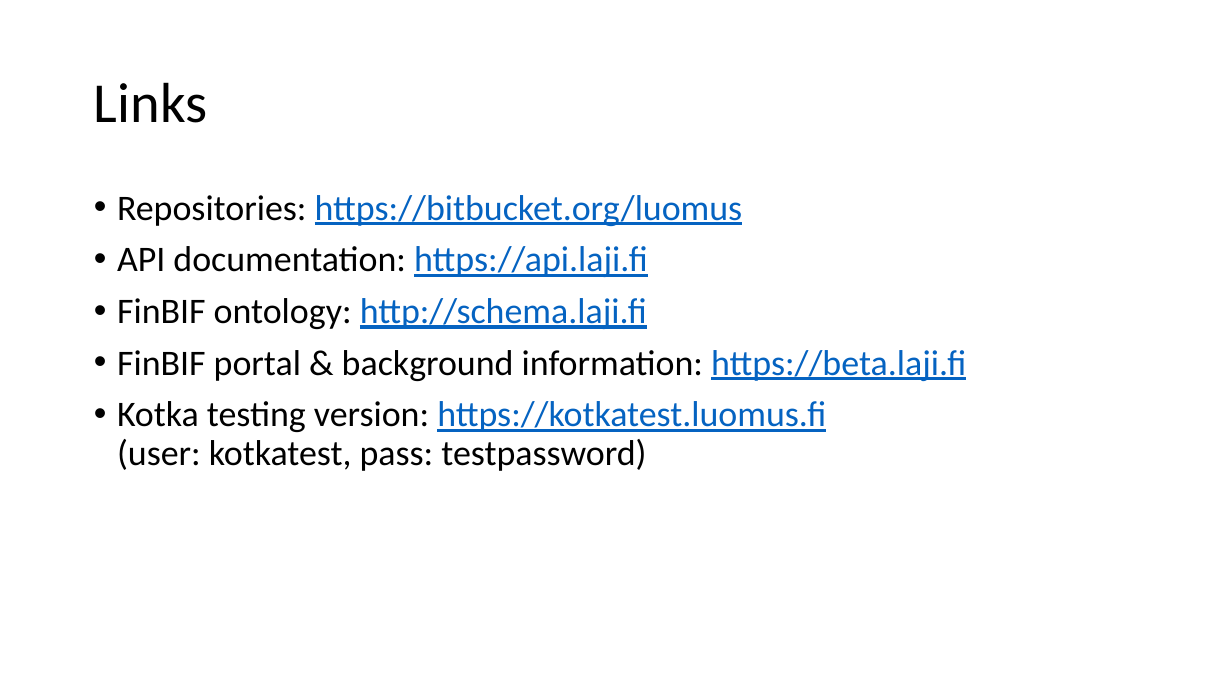
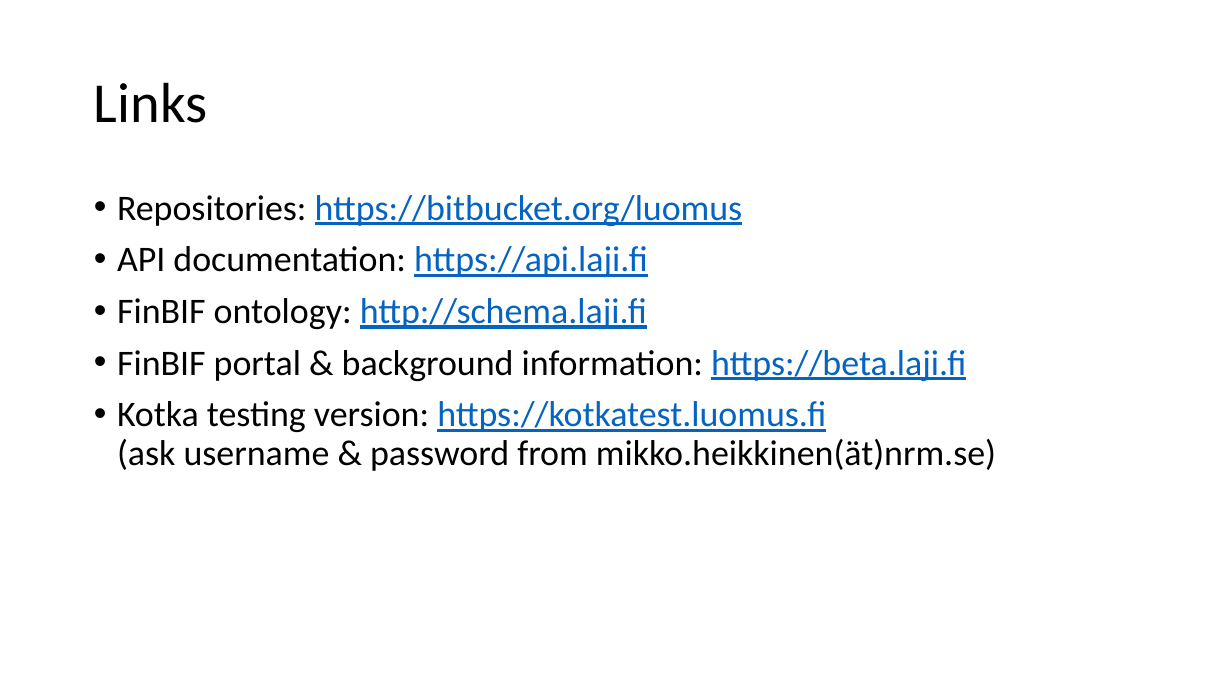
Before and after one commit to DINA-Web/dina-tc-workshops, a slide deck: slide 18 of 2017_Stockholm/DINA-Kotka.pptx. Drawn at 1232x693 pixels with LibreOffice and Linux fonts; fonts in the diff are those of the drawing. Boxes give left, top, right and bottom in pixels: in the first picture for what was removed or moved away, otherwise in the second. Text is boxed around its words. In the diff, an @@ line names an element or a change of style, - is before the commit and + after.

Commit message:
Corrected username

```diff
--- a/2017_Stockholm/DINA-Kotka.pptx
+++ b/2017_Stockholm/DINA-Kotka.pptx
@@ text at [117, 401, 996, 471]: text changed @@
-• Kotka testing version: https://kotkatest.luomus.fi
-  (user: kotkatest, pass: testpassword)
+• Kotka testing version: https://kotkatest.luomus.fi
+  (ask username & password from mikko.heikkinen(ät)nrm.se)
```
Also in this commit, not shown: 1 other slide changed.
